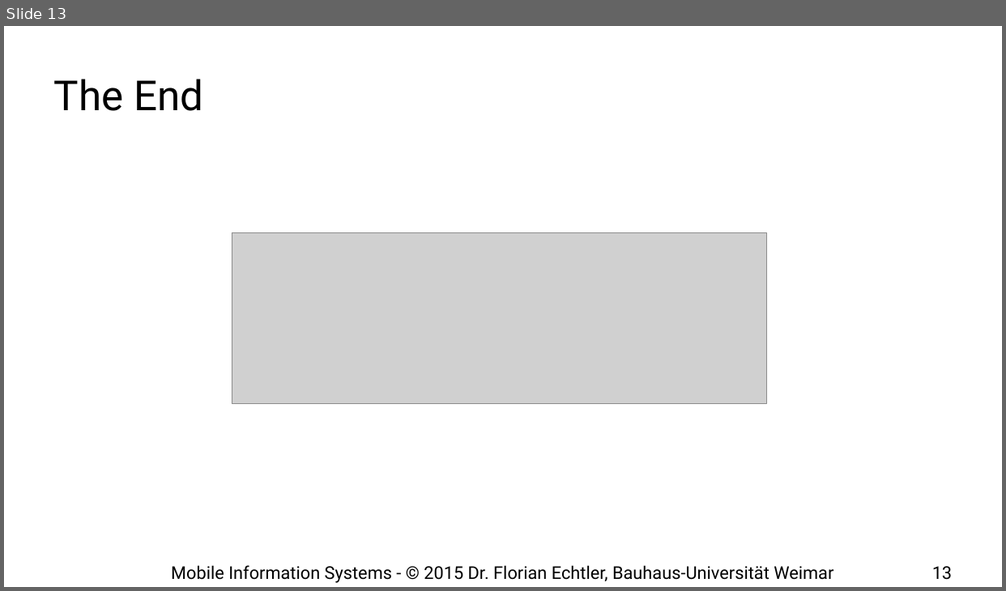
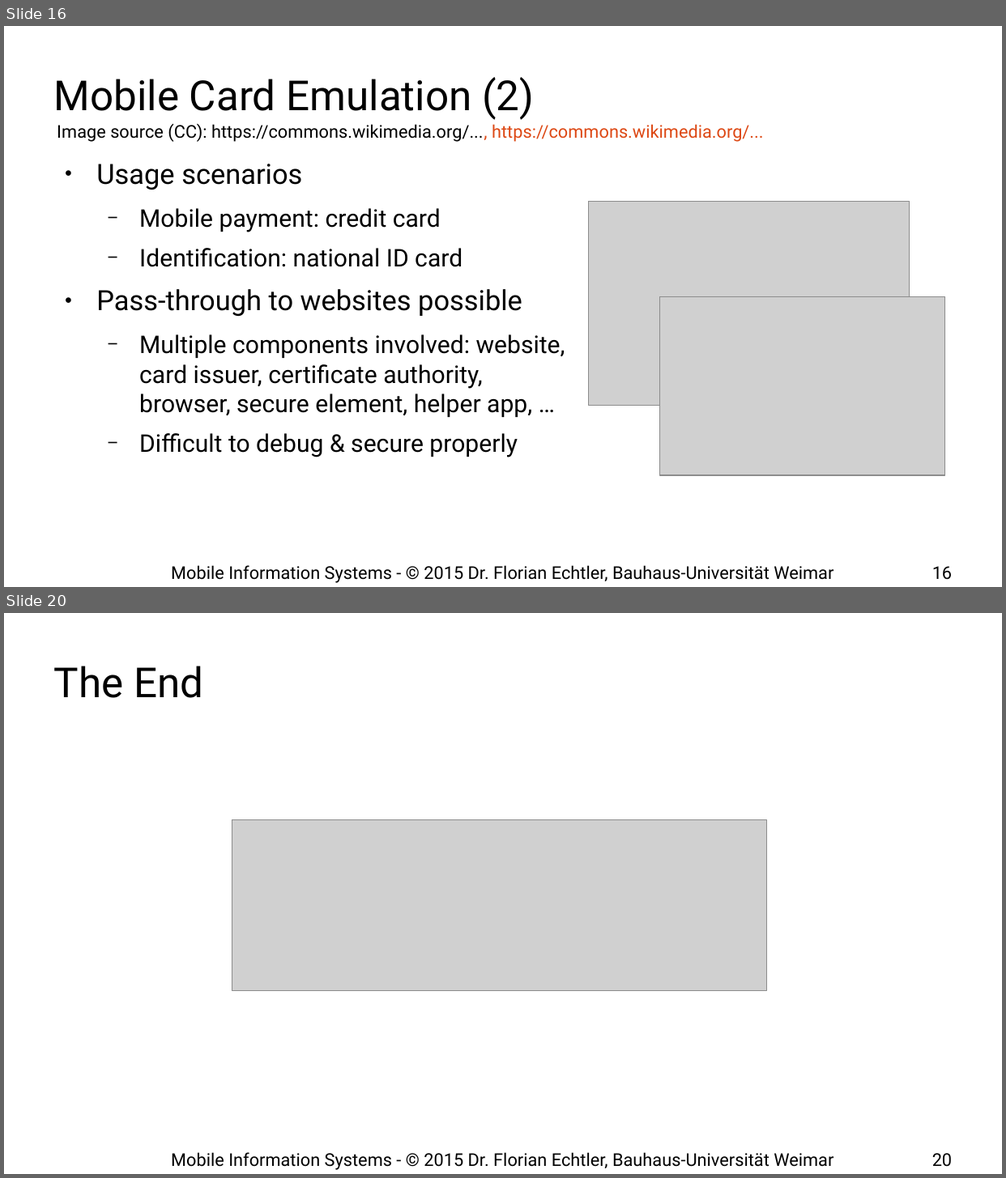
Before and after one commit to floe/mobile-information-systems, a slide deck: 11-case-studies.odp. Shown one above the other, each under a label of ours: slide 13 before the commit, slides 16 and 20 after it; the slides between them are not shown. The pictures are 1006x591 and 1006x1178 pixels, drawn with LibreOffice and Linux fonts; fonts in the diff are those of the drawing; grey boxes stand for pictures; background and template pictures are left out. Boxes give left, top, right and bottom in pixels: in the first picture for what was removed or moved away, otherwise in the second. Text is boxed around its words. In the diff, an @@ line names an element or a change of style, - is before the commit and + after.

```diff
--- a/11-case-studies.odp
+++ b/11-case-studies.odp
@@ slide 16 added at bbox=[4, 26, 1002, 587], background #FFFFFF @@
@@ title added at bbox=[54, 77, 534, 120], 33 pt, text #000000 @@
+Mobile Card Emulation (2)
@@ text added at bbox=[57, 124, 764, 142], 14 pt, text #000000 @@
+Image source (CC): https://commons.wikimedia.org/..., https://commons.wikimedia.org/...
@@ text added at bbox=[96, 164, 565, 458], 19.4 pt, text #000000 @@
+● Usage scenarios
+  − Mobile payment: credit card
+  − Identification: national ID card
+● Pass-through to websites possible
+  − Multiple components involved: website, card issuer, certificate authority, browser, secure element, helper app, …
+  − Difficult to debug & secure properly
@@ picture added at bbox=[589, 202, 910, 405] @@
@@ picture added at bbox=[659, 297, 945, 476] @@
@@ text added at bbox=[171, 565, 833, 583], 14 pt, text #000000 @@
+Mobile Information Systems - © 2015 Dr. Florian Echtler, Bauhaus-Universität Weimar
@@ page number added at bbox=[932, 566, 952, 580], 14 pt, text #000000 @@
+16
@@ what was slide 13 is now slide 20 @@
@@ page number at bbox=[932, 1153, 952, 1167]: text changed @@
-13
+20
```
Also in this commit, not shown: 5 slides changed, 6 other slides added.
